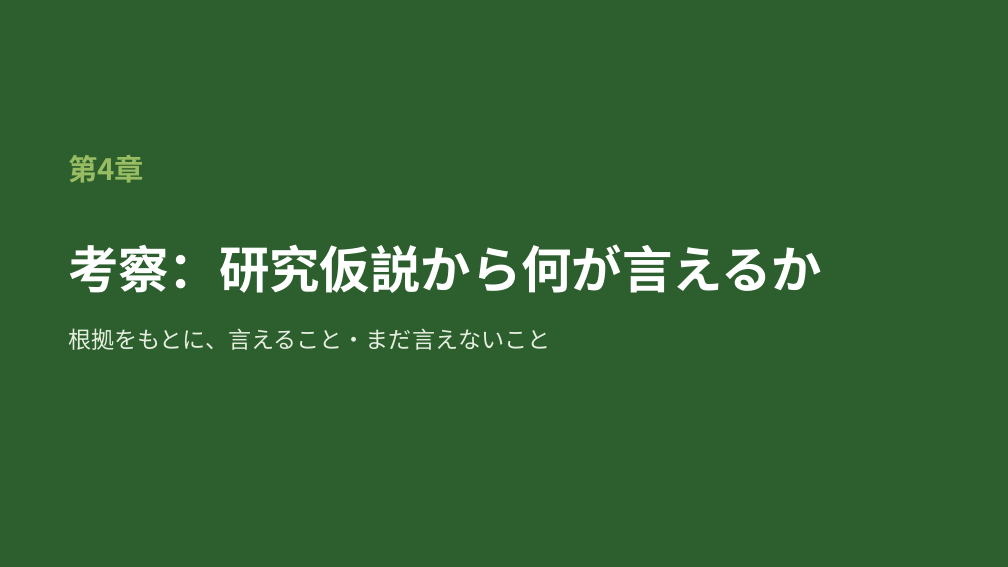
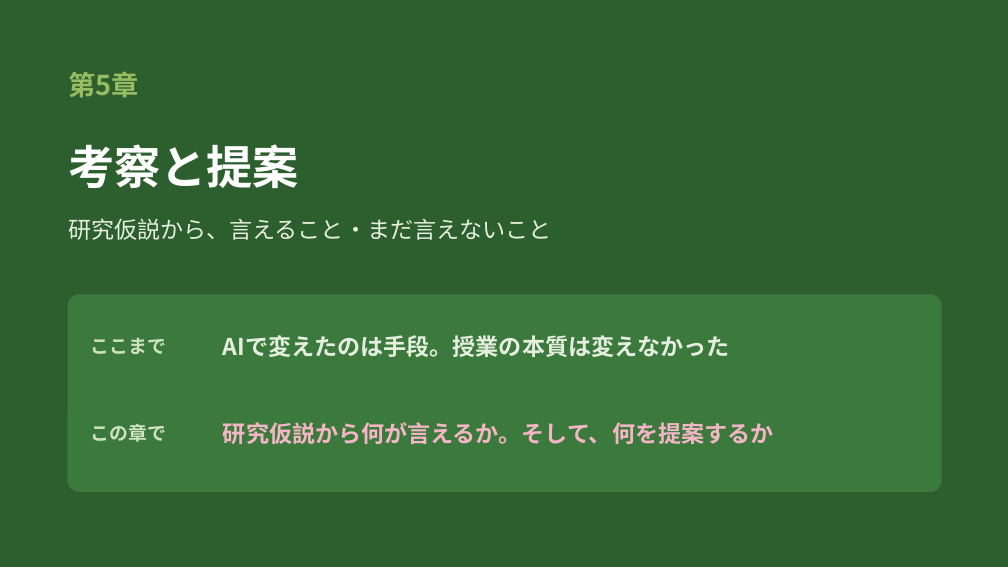
Before and after one commit to margiela14th-sudo/my-ai-project, a slide deck: slide 30 of 07_完成資料/県大会発表_生成AI授業再構築.pptx. Drawn at 1008x567 pixels with LibreOffice and Linux fonts; fonts in the diff are those of the drawing. Boxes give left, top, right and bottom in pixels: in the first picture for what was removed or moved away, otherwise in the second. Text is boxed around its words. In the diff, an @@ line names an element or a change of style, - is before the commit and + after.

```diff
--- a/07_完成資料/県大会発表_生成AI授業再構築.pptx
+++ b/07_完成資料/県大会発表_生成AI授業再構築.pptx
@@ text at [68,72,139,98]: text changed; size 28 to 26 pt @@
-第4章
+第5章
@@ text at [68,144,299,188]: text changed; size 48 to 44 pt @@
-考察：研究仮説から何が言えるか
+考察と提案
@@ text at [68,218,552,240]: text changed @@
-根拠をもとに、言えること・まだ言えないこと
+研究仮説から、言えること・まだ言えないこと
@@ rounded rectangle added at [68,295,941,492], fill #3B7A3C, outline #3B7A3C 1 pt @@
@@ text added at [91,337,167,354], 18 pt, text #CFE3C0, bold @@
+ここまで
@@ text added at [223,335,730,357], 22 pt, text #E5EEDF, bold @@
+AIで変えたのは手段。授業の本質は変えなかった
@@ text added at [91,424,167,442], 18 pt, text #CFE3C0, bold @@
+この章で
@@ text added at [223,422,773,444], 22 pt, text #F4B6C6, bold @@
+研究仮説から何が言えるか。そして、何を提案するか
```
Also in this commit, not shown: 15 other slides changed, 5 slides added, 4 slides removed, 10 other files.
